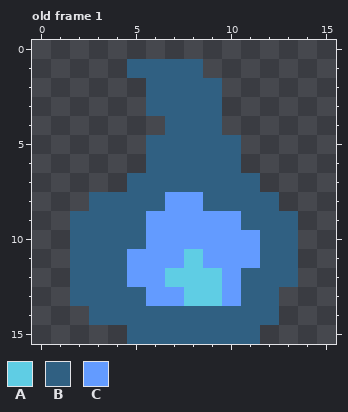
A pixel-art file gets an edit: sprites/souls.aseprite. Above, as it was before the edit.
16x16 pixels, 1 frame. Shown: old frame 1. The commit also changed other frames, which this record leaves out.
Palette (. is transparent): A #5fcde4  B #306082  C #639bff
Pixels before, old frame 1, first column x 2:
 1 ...BBBB.....
 2 ....BBBB....
 3 ....BBBB....
 4 .....BBB....
 5 ....BBBBB...
 6 ....BBBBB...
 7 ...BBBBBBB..
 8 .BBBBCCBBBB.
 9 BBBBCCCCCBBB
10 BBBBCCCCCCBB
11 BBBCCCACCCBB
12 BBBCCAAACBBB
13 BBBBCCAACBB.
14 .BBBBBBBBBB.
15 ...BBBBBBB..
The same view after the edit:
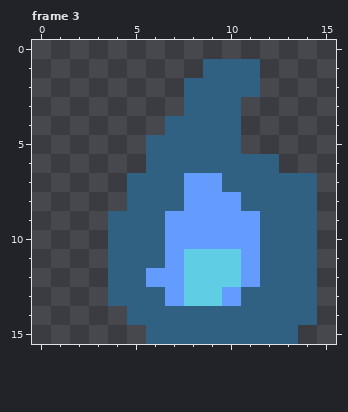
A new or re-ordered frame is compared with the old frame closest to it.
The edit:
frames 1 -> 4
Frame 3 is new; against old frame 1:
y 1: x 5..11 BBBB... -> ....BBB
y 2: x 6..7 BB -> ..; x 10..11 .. -> BB
y 3: x 6..7 BB -> ..; x 10 . -> B
y 4: x 10 . -> B
y 6: x 11..12 .. -> BB
y 7: x 8..9 BB -> CC; x 12..14 ... -> BBB
y 8: x 3..4 BB -> ..; x 7 C -> B; x 9..10 BB -> CC; x 13..14 .. -> BB
y 9: x 2..3 BB -> ..; x 6 C -> B; x 11 B -> C; x 14 . -> B
y 10: x 2..3 BB -> ..; x 6 C -> B; x 14 . -> B
y 11: x 2..3 BB -> ..; x 5..6 CC -> BB; x 9..10 CC -> AA; x 14 . -> B
y 12: x 2..3 BB -> ..; x 5 C -> B; x 7 A -> C; x 10..11 CB -> AC; x 14 . -> B
y 13: x 2..3 BB -> ..; x 6 C -> B; x 13..14 .. -> BB
y 14: x 3..4 BB -> ..; x 13..14 .. -> BB
y 15: x 5 B -> .; x 12..13 .. -> BB
Pixel boxes of the changes (left, top, right, bottom) in both pictures:
changed: (70, 59, 317, 344)
